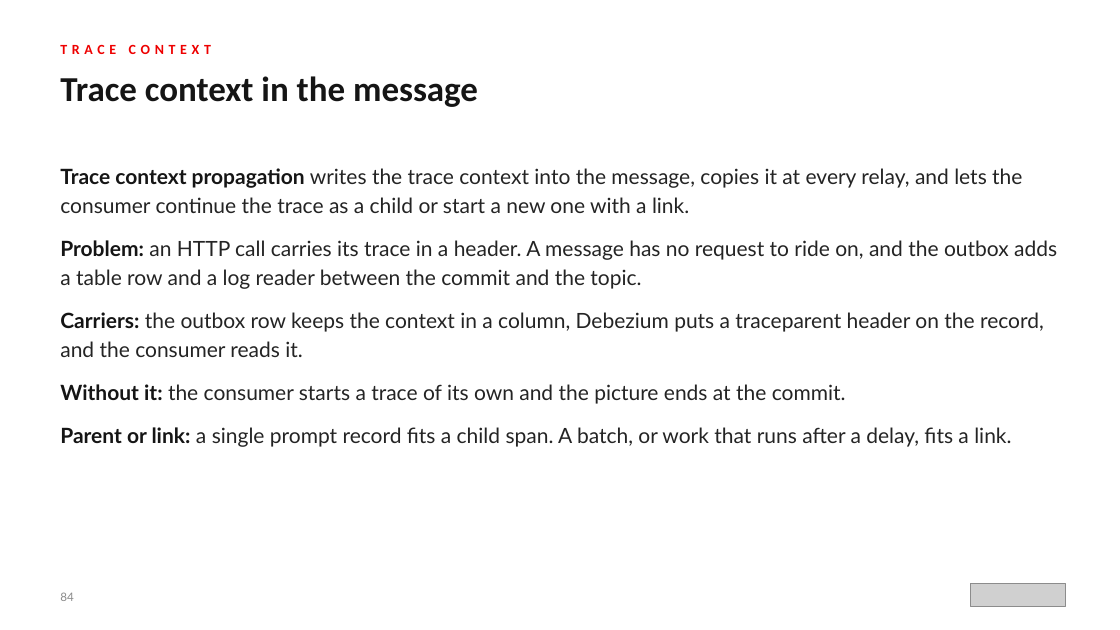
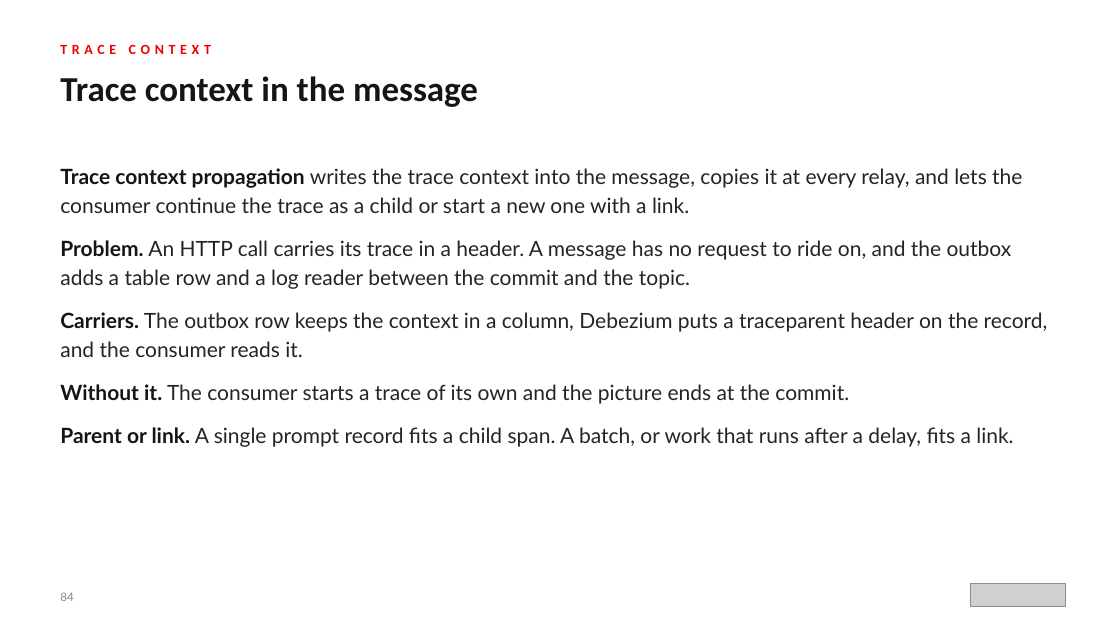
Before and after one commit to patterncatalyst/event-driven-patterns-with-quarkus-and-camel, a slide deck: slide 84 of lgtm-presentation/Event-Driven-Patterns-with-Quarkus-and-Camel.pptx. Drawn at 1120x630 pixels with LibreOffice and Linux fonts; fonts in the diff are those of the drawing; grey boxes stand for pictures. Boxes give left, top, right and bottom in pixels: in the first picture for what was removed or moved away, otherwise in the second. Text is boxed around its words. In the diff, an @@ line names an element or a change of style, - is before the commit and + after.

```diff
--- a/lgtm-presentation/Event-Driven-Patterns-with-Quarkus-and-Camel.pptx
+++ b/lgtm-presentation/Event-Driven-Patterns-with-Quarkus-and-Camel.pptx
@@ text at box(60, 240, 1048, 447): text changed @@
-● Problem: an HTTP call carries its trace in a header. A message has no request to ride on, and the outbox adds a table row and a log reader between the commit and the topic.
-● Carriers: the outbox row keeps the context in a column, Debezium puts a traceparent header on the record, and the consumer reads it.
-● Without it: the consumer starts a trace of its own and the picture ends at the commit.
-● Parent or link: a single prompt record fits a child span. A batch, or work that runs after a delay, fits a link.
+● Problem. An HTTP call carries its trace in a header. A message has no request to ride on, and the outbox adds a table row and a log reader between the commit and the topic.
+● Carriers. The outbox row keeps the context in a column, Debezium puts a traceparent header on the record, and the consumer reads it.
+● Without it. The consumer starts a trace of its own and the picture ends at the commit.
+● Parent or link. A single prompt record fits a child span. A batch, or work that runs after a delay, fits a link.
```
Also in this commit, not shown: 27 other slides changed, 22 other files.
